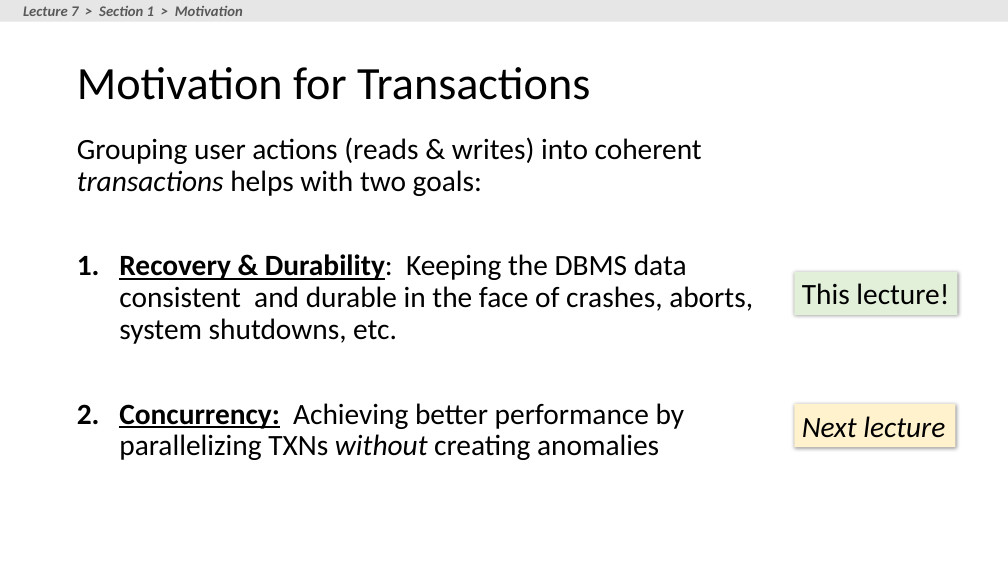
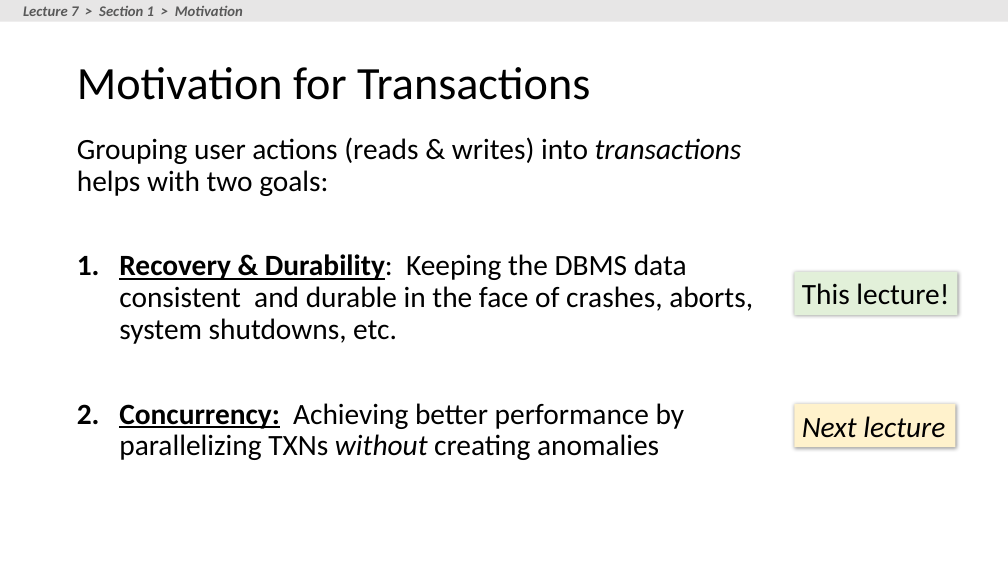
Before and after one commit to HazyResearch/cs145-notebooks-2016, a slide deck: slide 18 of lecture-7-8/Lectures_7_8_TXNs.pptx (slide 16 before the commit). Drawn at 1008x567 pixels with LibreOffice and Linux fonts; fonts in the diff are those of the drawing. Boxes give left, top, right and bottom in pixels: in the first picture for what was removed or moved away, otherwise in the second. Text is boxed around its words. In the diff, an @@ line names an element or a change of style, - is before the commit and + after.

```diff
--- a/lecture-7-8/Lectures_7_8_TXNs.pptx
+++ b/lecture-7-8/Lectures_7_8_TXNs.pptx
@@ text at bbox=[77, 137, 742, 196]: text changed @@
-Grouping user actions (reads & writes) into coherent transactions helps with two goals:
+Grouping user actions (reads & writes) into transactions helps with two goals:
```
Also in this commit, not shown: 8 other slides changed, 2 slides added, 4 other files.
